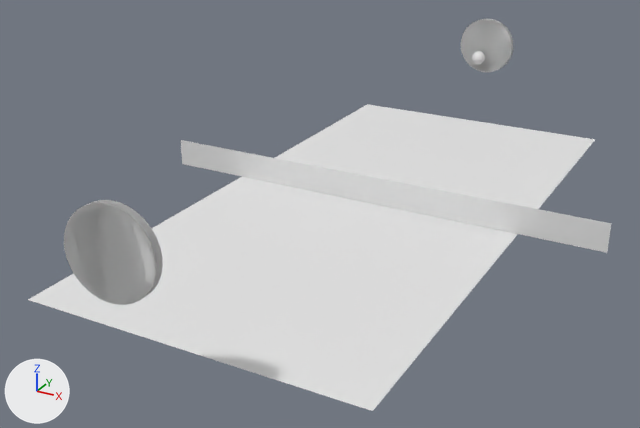
Before and after pictures for a commit that changed the Blender file VC2/03_ComputerAnimation/Lab2_Animation/Lab2Animation.blend.
One viewpoint serves both versions: a 50 mm camera at (24.7, -52.1, 24.4) aimed at (-1.6, -4.2, 0.5). Arrows for +X, +Y and +Z are at lower left; the lights stay in place. The picture after the commit comes second.

Objects in the first picture: 'Plane', 'Player1', 'Player2' and 1 more.
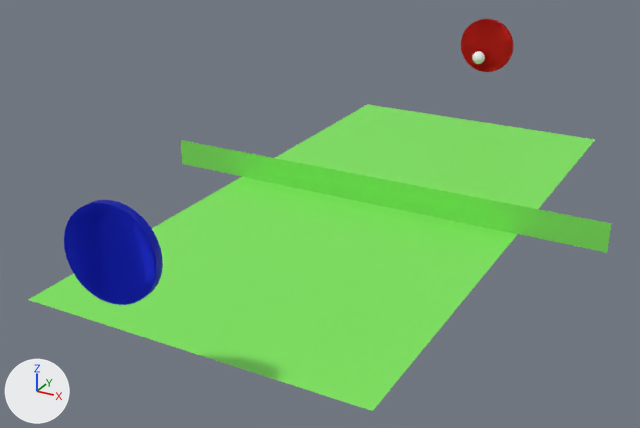
Commit message: finished lab 2

What the commit changed:
Material 'Material.003' (mat_material_003) is new.
Its base color is (0.8, 0.0, 0.00114) (red #e70004).
Material 'Material.002' (mat_material_002) is new.
Its base color is (0.0, 0.0166, 0.801) (blue #0023e7).
Material 'Material' (mat_material) is new.
Its base color is (0.21, 0.802, 0.108) (green #7ee75c).
me_plane has 8 vertices, 2 faces and spans x -0.75..0.76, y -1.0..1.0, z 0.0..0.09.
me_plane gains material mat_material (green #7ee75c).
me_cylinder has 623 vertices, 351 faces, 7 loose edges and spans x -0.97..0.88, y -1.08..1.12, z -0.92..0.83.
me_cylinder gains material mat_material_002 (blue #0023e7).
me_cylinder_001 has 623 vertices, 351 faces, 7 loose edges and spans x -1.04..0.93, y -1.09..1.11, z -0.83..0.75.
me_cylinder_001 gains material mat_material_003 (red #e70004).

What differs and where, as boxes [x1, y1, x2, y2] in the pictures (640 x 428 px):
'Plane', recoloured (white to green): [28, 104, 611, 411] in both
'Player2', recoloured (white to blue): [64, 200, 163, 305] in both
'Player1', recoloured (white to red): [461, 19, 514, 72] in both
